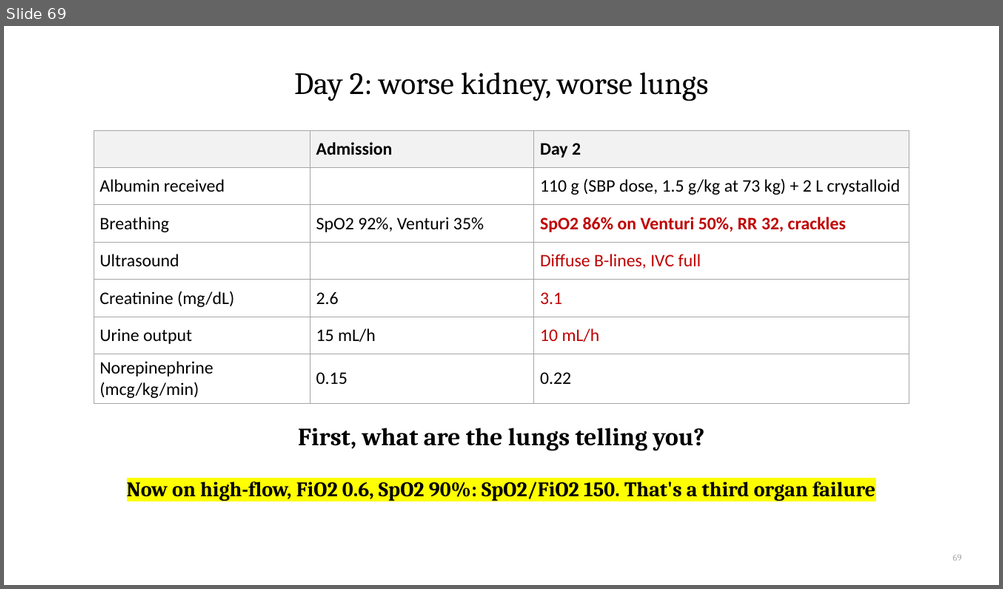
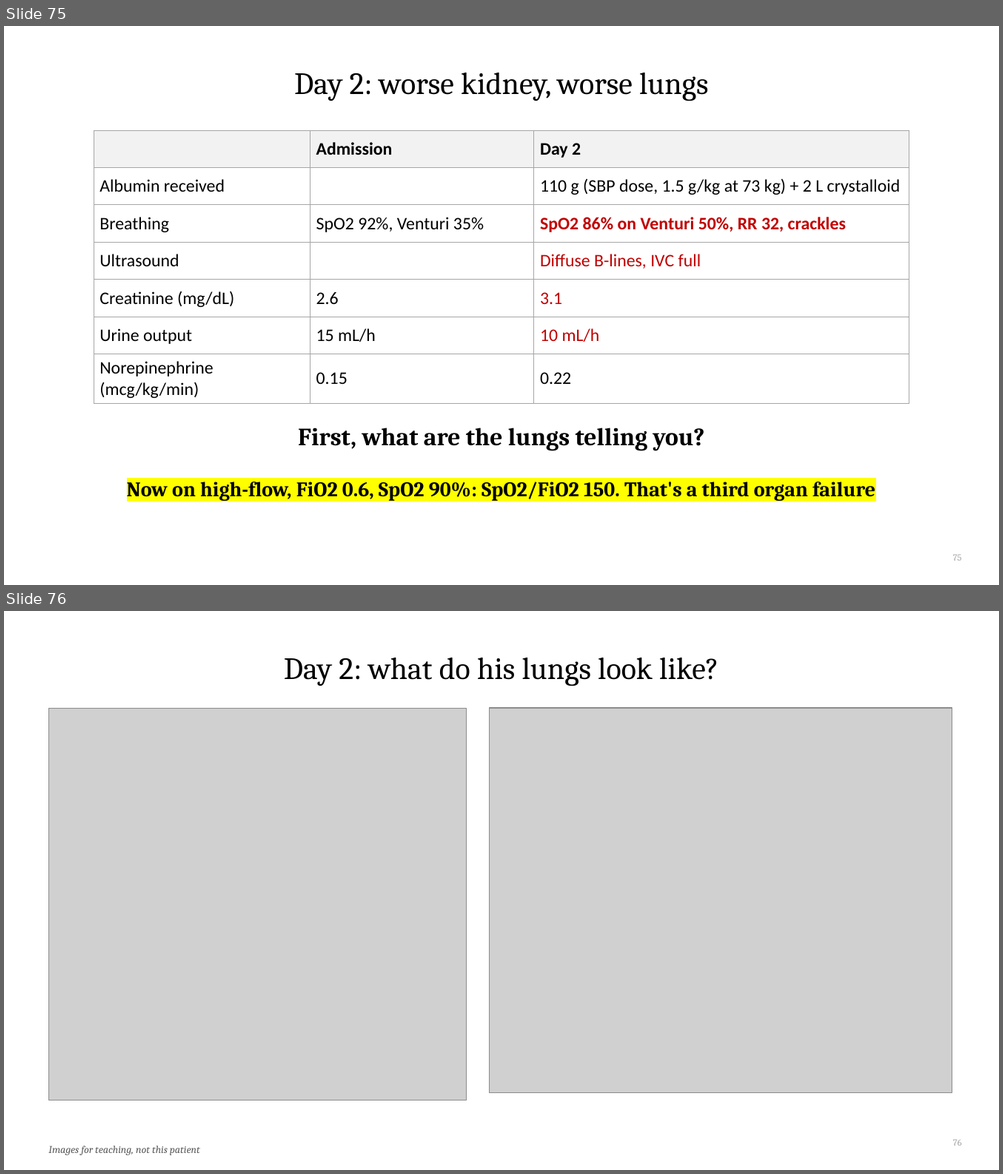
Before and after one commit to qaddodi/mohammad-almeqdadi-lectures, a slide deck: lectures/acute-liver-failure-aclf-in-icu/ALF and ACLF in the ICU.pptx. Shown one above the other, each under a label of ours: slide 69 before the commit, slides 75 and 76 after it. The pictures are 1003x589 and 1003x1174 pixels, drawn with LibreOffice and Linux fonts; fonts in the diff are those of the drawing; grey boxes stand for pictures. Boxes give left, top, right and bottom in pixels: in the first picture for what was removed or moved away, otherwise in the second. Text is boxed around its words. In the diff, an @@ line names an element or a change of style, - is before the commit and + after.

```diff
--- a/lectures/acute-liver-failure-aclf-in-icu/ALF and ACLF in the ICU.pptx
+++ b/lectures/acute-liver-failure-aclf-in-icu/ALF and ACLF in the ICU.pptx
@@ slide 76 added at (x1=4, y1=611, x2=999, y2=1170), background #FFFFFF @@
@@ title added at (x1=284, y1=657, x2=718, y2=686), 30 pt, text #000000 @@
+Day 2: what do his lungs look like?
@@ picture added at (x1=48, y1=708, x2=466, y2=1100) @@
@@ picture added at (x1=489, y1=708, x2=951, y2=1093) @@
@@ page number added at (x1=953, y1=1140, x2=962, y2=1146), 9 pt, text #A6A6A6 @@
+76
@@ text added at (x1=48, y1=1146, x2=200, y2=1156), 10 pt, text #595959, italic @@
+Images for teaching, not this patient
@@ what was slide 69 is now slide 75 @@
@@ page number at (x1=953, y1=555, x2=962, y2=561): text changed @@
-69
+75
```
Also in this commit, not shown: 12 slides changed, 9 other slides added, 21 other files.
